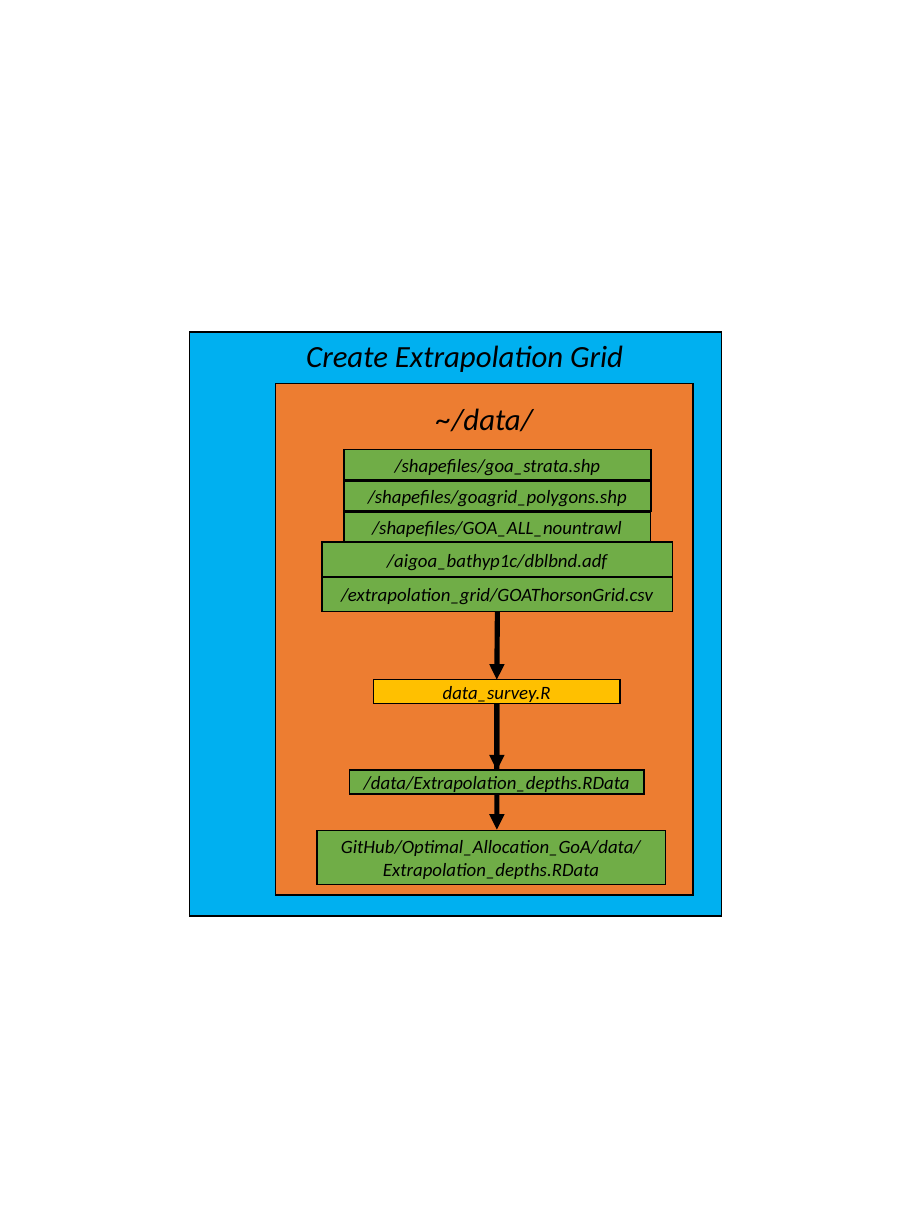
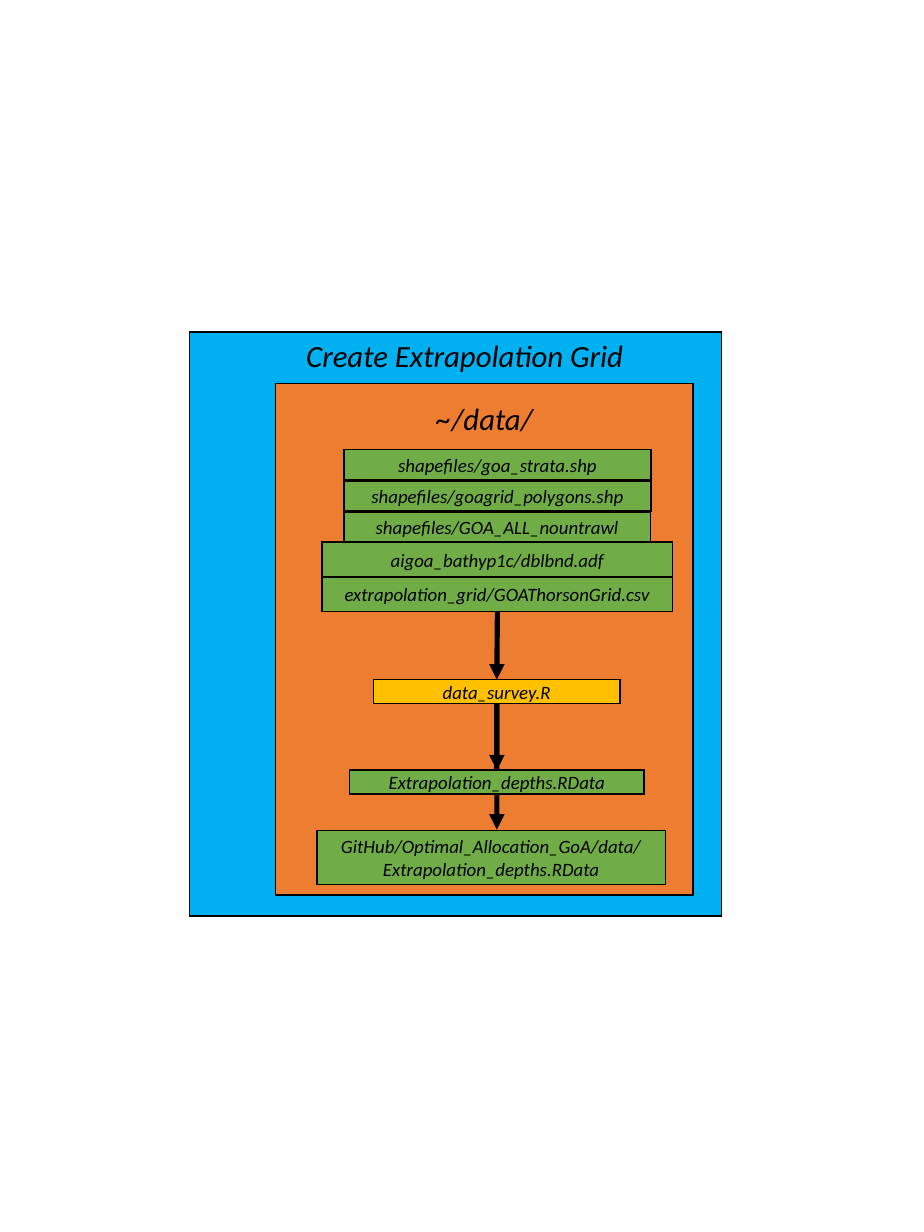
Before and after one commit to zoyafuso-NOAA/MS_OM_GoA, a slide deck: slide 3 of graphics/WorkFlow.pptx. Drawn at 924x1232 pixels with LibreOffice and Linux fonts; fonts in the diff are those of the drawing. Boxes give left, top, right and bottom in pixels: in the first picture for what was removed or moved away, otherwise in the second. Text is boxed around its words. In the diff, an @@ line names an element or a change of style, - is before the commit and + after.

```diff
--- a/graphics/WorkFlow.pptx
+++ b/graphics/WorkFlow.pptx
@@ text in rectangle at [398, 459, 597, 475]: text changed @@
-/shapefiles/goa_strata.shp
+shapefiles/goa_strata.shp
@@ text in rectangle at [371, 490, 623, 506]: text changed @@
-/shapefiles/goagrid_polygons.shp
+shapefiles/goagrid_polygons.shp
@@ text in rectangle at [376, 521, 619, 537]: text changed @@
-/shapefiles/GOA_ALL_nountrawl
+shapefiles/GOA_ALL_nountrawl
@@ text in rectangle at [391, 554, 604, 570]: text changed @@
-/aigoa_bathyp1c/dblbnd.adf
+aigoa_bathyp1c/dblbnd.adf
@@ text in rectangle at [345, 588, 650, 604]: text changed @@
-/extrapolation_grid/GOAThorsonGrid.csv
+extrapolation_grid/GOAThorsonGrid.csv
@@ text in rectangle at [389, 776, 605, 795]: text changed @@
-/data/Extrapolation_depths.RData
+Extrapolation_depths.RData
```
Also in this commit, not shown: 1 other slide changed, 1 slide added, 3 other files.
